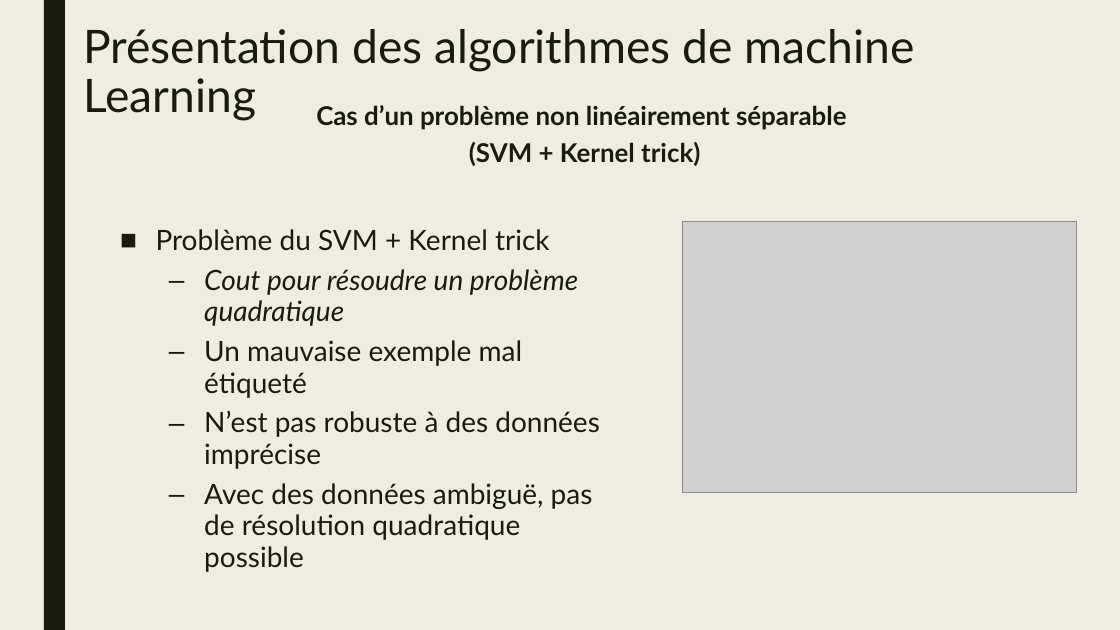
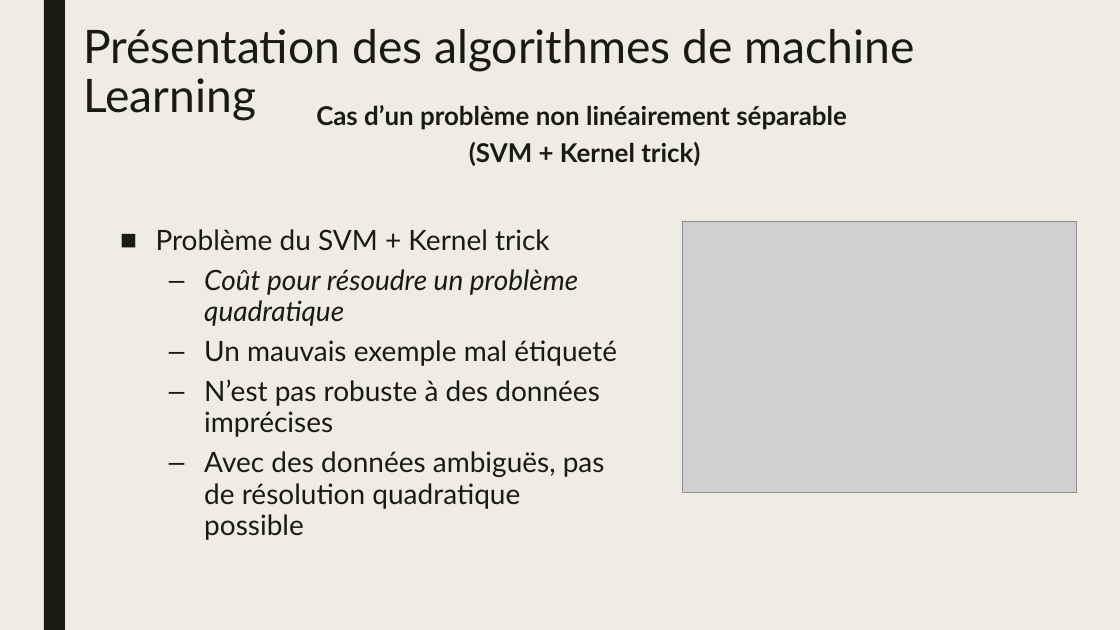
Before and after one commit to natane07/PA-MachineLearning-3ESGI, a slide deck: slide 24 of Project/Docs/Slides/PPT_PA.pptx. Drawn at 1120x630 pixels with LibreOffice and Linux fonts; fonts in the diff are those of the drawing; grey boxes stand for pictures. Boxes give left, top, right and bottom in pixels: in the first picture for what was removed or moved away, otherwise in the second. Text is boxed around its words. In the diff, an @@ line names an element or a change of style, - is before the commit and + after.

```diff
--- a/Project/Docs/Slides/PPT_PA.pptx
+++ b/Project/Docs/Slides/PPT_PA.pptx
@@ text at [204,269,617,540]: text changed @@
-  – Cout pour résoudre un problème quadratique
-  – Un mauvaise exemple mal étiqueté
-  – N’est pas robuste à des données imprécise
-  – Avec des données ambiguë, pas de résolution quadratique possible
+  – Coût pour résoudre un problème quadratique
+  – Un mauvais exemple mal étiqueté
+  – N’est pas robuste à des données imprécises
+  – Avec des données ambiguës, pas de résolution quadratique possible
```
Also in this commit, not shown: 22 other slides changed.
